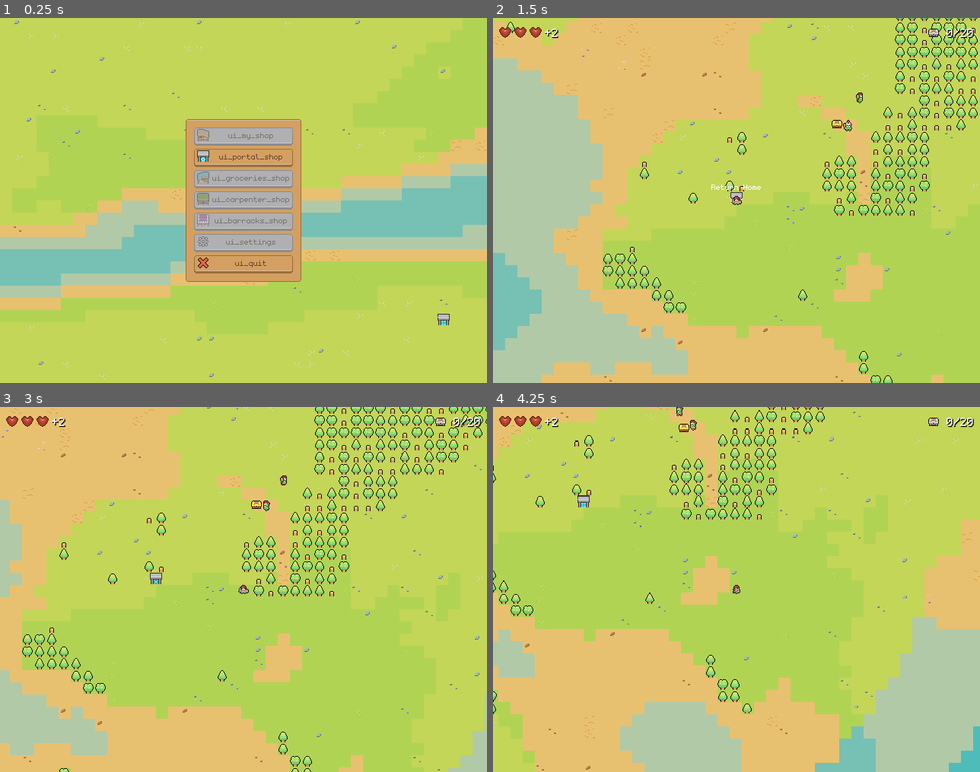
Above: before the commit, frames 1-4 (two rows, left to right).
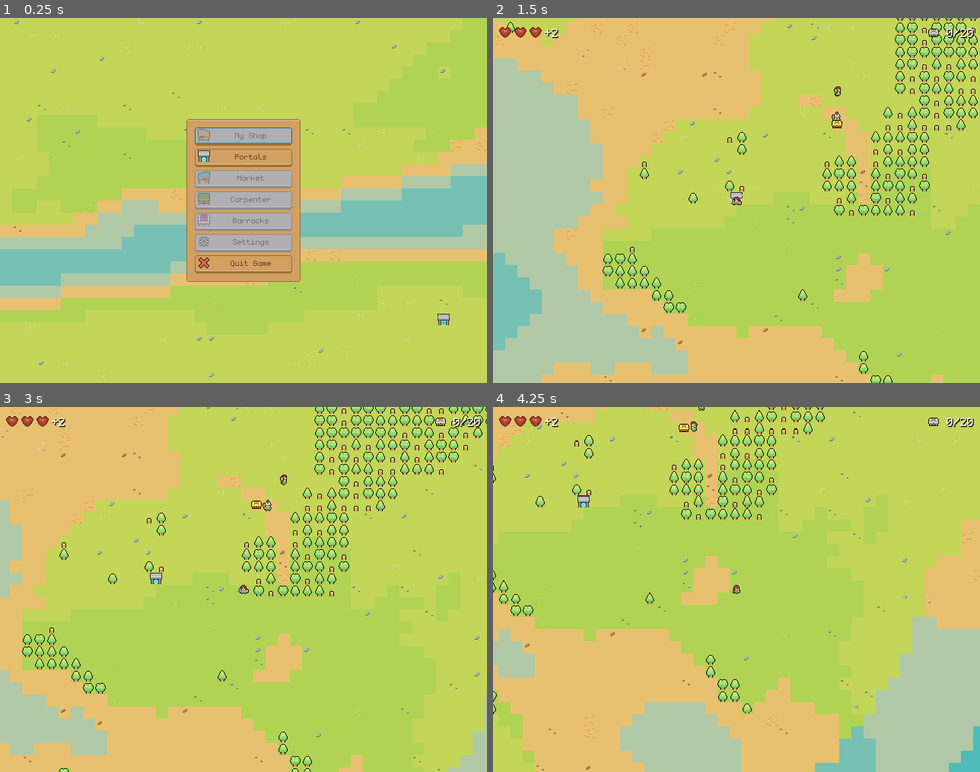
Above: after the commit, the same moments.

Repository: dmitriy-shmilo/GBIC23
Game: Godot game, scene res://home/hub.tscn
Two runs of this game, one before a commit and one after it. Both use one fixed random seed, a clock stepped at 60 frames per second and the inputs below. Sound files missing from this copy of the repository are replaced by a short silence.
Inputs (mouse positions are in pixels of both pictures, inside the frame that each line leads up to):
- Up to frame 1 (0.25 s): no input
- Up to frame 2 (1.5 s): click "ui_portal_shop" (after the commit: "Portals") at 0.5 s; click (736, 189) at 1.25 s, where only the run after the commit has a clickable "Buy Teleport"
- Up to frame 3 (3 s): hold D (move_right) 2.03-2.78 s; tap Space (attack) at 2.1 s; hold S (move_down) from 2.78 s (still down); tap E (interact) at 2.85 s
- Up to frame 4 (4.25 s): release S (move_down) at 3.53 s; hold D (move_right) from 3.53 s (still down); tap Space (attack) at 3.6 s

The runs differ from the first frame. In frame 1, 1.3% of the frame differs, in the area x 38-62%, y 27-73%; in frame 2, 0.2%; in frame 3, less than 0.1%; in frame 4, less than 0.1%.

Commit message:
Navigate between a portal shop and the main menu.

Diff:
--- a/assets/text/BagelQuest - tr_ui.csv
+++ b/assets/text/BagelQuest - tr_ui.csv
@@ -12,3 +12,13 @@
 ui_go_home,Return Home,Вернуться домой,Повернутися додому
 ui_close,Close,Закрыть,Зачинити
 ui_send,Send Home,Отправить,Відправити
+ui_my_shop,My Shop,Мой магазин,Мій магазин
+ui_portal_shop,Portals,Портальня,Портальня
+ui_market_shop,Market,Базар,Базар
+ui_carpenter_shop,Carpenter,Столяр,Столяр
+ui_barracks_shop,Barracks,Казармы,Казарми
+ui_settings,Settings,Настройки,Налаштування
+ui_quit,Quit Game,Выход,Вихід
+ui_buy_portal,Buy Teleport,Купить телепорт,Придбати телепорт
+ui_gossip,Gossip,Болтать,Базікати
+ui_buy_upgrades,Upgrade,Улучшения,Покращення
--- a/gui/default_theme.tres
+++ b/gui/default_theme.tres
@@ -6,6 +6,7 @@
 [ext_resource type="Texture2D" uid="uid://babcep51jnp8t" path="res://gui/hud_button.tres" id="2_p8ktd"]
 [ext_resource type="Texture2D" uid="uid://ce0poqmra4sjf" path="res://gui/hud_panel.tres" id="2_qp2ng"]
 [ext_resource type="Texture2D" uid="uid://x7vh3rkbv51g" path="res://gui/hud_button_pressed.tres" id="3_xox2m"]
+[ext_resource type="Texture2D" uid="uid://2u0ysnh8j1p4" path="res://assets/img/gui/gui.png" id="6_qybff"]
 
 [sub_resource type="StyleBoxTexture" id="StyleBoxTexture_wcsxe"]
 content_margin_left = 4.0
@@ -62,6 +63,21 @@
 texture_margin_right = 4.0
 texture_margin_bottom = 4.0
 
+[sub_resource type="AtlasTexture" id="AtlasTexture_rf7ro"]
+atlas = ExtResource("6_qybff")
+region = Rect2(0, 16, 16, 16)
+
+[sub_resource type="StyleBoxTexture" id="StyleBoxTexture_jvibh"]
+content_margin_left = 2.0
+content_margin_top = 2.0
+content_margin_right = 2.0
+content_margin_bottom = 2.0
+texture = SubResource("AtlasTexture_rf7ro")
+texture_margin_left = 4.0
+texture_margin_top = 4.0
+texture_margin_right = 4.0
+texture_margin_bottom = 4.0
+
 [sub_resource type="StyleBoxTexture" id="StyleBoxTexture_ixjm1"]
 texture = ExtResource("2_qp2ng")
 texture_margin_left = 3.0
@@ -82,5 +98,6 @@
 Button/styles/pressed = SubResource("StyleBoxTexture_rurv7")
 Label/font_sizes/font_size = 16
 Label/fonts/font = ExtResource("1_kxall")
+Panel/styles/panel = SubResource("StyleBoxTexture_jvibh")
 PanelContainer/styles/panel = SubResource("StyleBoxTexture_ixjm1")
 RichTextLabel/fonts/normal_font = ExtResource("1_kxall")
--- a/home/hub.gd
+++ b/home/hub.gd
@@ -1,12 +1,54 @@
 class_name Hub
 extends Control
 
+@onready var _main_screen: Control = $"%MainScreen"
+
+#shop buttons
+@onready var _my_shop_button: Button = $"%MyShopButton"
+@onready var _portal_shop_button: Button = $"%PortalShopButton"
+@onready var _market_shop_button: Button = $"%MarketShopButton"
+@onready var _carpenter_shop_button: Button = $"%CarpenterShopButton"
+@onready var _barracks_shop_button: Button = $"%BarracksShopButton"
+@onready var _shop_buttons = [
+	_my_shop_button,
+	_portal_shop_button,
+	_market_shop_button,
+	_carpenter_shop_button,
+	_barracks_shop_button
+]
+
+# shops
+@onready var _portal_shop: PortalShop = $"%PortalShop"
+@onready var _shops = [
+	HubShop.new(),
+	_portal_shop
+]
+
+
+func _ready() -> void:
+	_main_screen.visible = true
+
+	for i in range(_shops.size()):
+		var shop = _shops[i]
+		var shop_button = _shop_buttons[i]
+		shop.back_pressed.connect(_on_shop_back_pressed.bind(shop_button, shop))
+		shop.visible = false
+		shop_button.pressed.connect(_on_shop_button_pressed.bind(shop))
+
+	_my_shop_button.grab_focus()
+
+
+func _on_shop_back_pressed(shop_button: Button, shop: HubShop) -> void:
+	shop.exit()
+	_main_screen.visible = true
+	shop_button.grab_focus()
+
+
+func _on_shop_button_pressed(shop: HubShop) -> void:
+	_main_screen.visible = false
+	shop.enter()
 
 
 func _on_quit_button_pressed() -> void:
 	# TODO: save
 	get_tree().quit()
-
-
-func _on_portal_shop_button_pressed() -> void:
-	get_tree().change_scene_to_file("res://main.tscn")
--- a/home/hub.tscn
+++ b/home/hub.tscn
@@ -7,6 +7,7 @@
 [ext_resource type="Script" path="res://gui/better_button.gd" id="3_kda6n"]
 [ext_resource type="PackedScene" uid="uid://cwqw44qxr36s8" path="res://map/portal.tscn" id="3_tu34s"]
 [ext_resource type="Texture2D" uid="uid://2u0ysnh8j1p4" path="res://assets/img/gui/gui.png" id="5_hgrft"]
+[ext_resource type="PackedScene" uid="uid://bjjapi7y0vwbi" path="res://home/portal_shop.tscn" id="8_4qmre"]
 
 [sub_resource type="AtlasTexture" id="AtlasTexture_vnnf0"]
 atlas = ExtResource("2_dn1ii")
@@ -53,31 +54,43 @@
 [node name="Portal" parent="TileMap" instance=ExtResource("3_tu34s")]
 position = Vector2(583, 405)
 
-[node name="PanelContainer" type="PanelContainer" parent="."]
+[node name="MainScreen" type="Control" parent="."]
+unique_name_in_owner = true
 layout_mode = 1
 anchors_preset = 8
 anchor_left = 0.5
 anchor_top = 0.5
 anchor_right = 0.5
 anchor_bottom = 0.5
-offset_left = -36.0
-offset_top = -19.5
-offset_right = 36.0
-offset_bottom = 19.5
 grow_horizontal = 2
 grow_vertical = 2
 
-[node name="MarginContainer" type="MarginContainer" parent="PanelContainer"]
+[node name="PanelContainer" type="PanelContainer" parent="MainScreen"]
+layout_mode = 1
+anchors_preset = 8
+anchor_left = 0.5
+anchor_top = 0.5
+anchor_right = 0.5
+anchor_bottom = 0.5
+offset_left = -75.0
+offset_top = -107.0
+offset_right = 75.0
+offset_bottom = 107.0
+grow_horizontal = 2
+grow_vertical = 2
+
+[node name="MarginContainer" type="MarginContainer" parent="MainScreen/PanelContainer"]
 layout_mode = 2
 theme_override_constants/margin_left = 8
 theme_override_constants/margin_top = 8
 theme_override_constants/margin_right = 8
 theme_override_constants/margin_bottom = 8
 
-[node name="MainMenu" type="VBoxContainer" parent="PanelContainer/MarginContainer"]
+[node name="MainMenu" type="VBoxContainer" parent="MainScreen/PanelContainer/MarginContainer"]
 layout_mode = 2
 
-[node name="MyShopButton" type="Button" parent="PanelContainer/MarginContainer/MainMenu"]
+[node name="MyShopButton" type="Button" parent="MainScreen/PanelContainer/MarginContainer/MainMenu"]
+unique_name_in_owner = true
 custom_minimum_size = Vector2(0, 24)
 layout_mode = 2
 disabled = true
@@ -85,22 +98,25 @@
 icon = SubResource("AtlasTexture_vnnf0")
 script = ExtResource("3_kda6n")
 
-[node name="PortalShopButton" type="Button" parent="PanelContainer/MarginContainer/MainMenu"]
+[node name="PortalShopButton" type="Button" parent="MainScreen/PanelContainer/MarginContainer/MainMenu"]
+unique_name_in_owner = true
 custom_minimum_size = Vector2(0, 24)
 layout_mode = 2
 text = "ui_portal_shop"
 icon = SubResource("AtlasTexture_qls1q")
 script = ExtResource("3_kda6n")
 
-[node name="FlavorShopButton" type="Button" parent="PanelContainer/MarginContainer/MainMenu"]
+[node name="MarketShopButton" type="Button" parent="MainScreen/PanelContainer/MarginContainer/MainMenu"]
+unique_name_in_owner = true
 custom_minimum_size = Vector2(0, 24)
 layout_mode = 2
 disabled = true
-text = "ui_groceries_shop"
+text = "ui_market_shop"
 icon = SubResource("AtlasTexture_px3br")
 script = ExtResource("3_kda6n")
 
-[node name="CarpenterShopButton" type="Button" parent="PanelContainer/MarginContainer/MainMenu"]
+[node name="CarpenterShopButton" type="Button" parent="MainScreen/PanelContainer/MarginContainer/MainMenu"]
+unique_name_in_owner = true
 custom_minimum_size = Vector2(0, 24)
 layout_mode = 2
 disabled = true
@@ -108,7 +124,8 @@
 icon = SubResource("AtlasTexture_l2j62")
 script = ExtResource("3_kda6n")
 
-[node name="BarracksShopButton" type="Button" parent="PanelContainer/MarginContainer/MainMenu"]
+[node name="BarracksShopButton" type="Button" parent="MainScreen/PanelContainer/MarginContainer/MainMenu"]
+unique_name_in_owner = true
 custom_minimum_size = Vector2(0, 24)
 layout_mode = 2
 disabled = true
@@ -116,7 +133,8 @@
 icon = SubResource("AtlasTexture_l8v1t")
 script = ExtResource("3_kda6n")
 
-[node name="SettingsButton" type="Button" parent="PanelContainer/MarginContainer/MainMenu"]
+[node name="SettingsButton" type="Button" parent="MainScreen/PanelContainer/MarginContainer/MainMenu"]
+unique_name_in_owner = true
 custom_minimum_size = Vector2(0, 24)
 layout_mode = 2
 disabled = true
@@ -124,12 +142,17 @@
 icon = SubResource("AtlasTexture_dr67i")
 script = ExtResource("3_kda6n")
 
-[node name="QuitButton" type="Button" parent="PanelContainer/MarginContainer/MainMenu"]
+[node name="QuitButton" type="Button" parent="MainScreen/PanelContainer/MarginContainer/MainMenu"]
+unique_name_in_owner = true
 custom_minimum_size = Vector2(0, 24)
 layout_mode = 2
 text = "ui_quit"
 icon = SubResource("AtlasTexture_33dq4")
 script = ExtResource("3_kda6n")
 
-[connection signal="pressed" from="PanelContainer/MarginContainer/MainMenu/PortalShopButton" to="." method="_on_portal_shop_button_pressed"]
-[connection signal="pressed" from="PanelContainer/MarginContainer/MainMenu/QuitButton" to="." method="_on_quit_button_pressed"]
+[node name="PortalShop" parent="." instance=ExtResource("8_4qmre")]
+unique_name_in_owner = true
+visible = false
+layout_mode = 1
+
+[connection signal="pressed" from="MainScreen/PanelContainer/MarginContainer/MainMenu/QuitButton" to="." method="_on_quit_button_pressed"]
--- /dev/null
+++ b/home/hub_shop.gd
@@ -0,0 +1,15 @@
+class_name HubShop
+extends Control
+
+signal back_pressed()
+
+@export var first_button: Button = null
+
+func enter() -> void:
+	visible = true
+	if first_button != null:
+		first_button.grab_focus()
+
+
+func exit() -> void:
+	visible = false
--- /dev/null
+++ b/home/portal_shop.gd
@@ -0,0 +1,11 @@
+class_name PortalShop
+extends HubShop
+
+
+func _on_portal_back_button_pressed() -> void:
+	back_pressed.emit()
+
+
+func _on_portal_buy_button_pressed() -> void:
+	# TODO: shop options
+	get_tree().change_scene_to_file("res://main.tscn")
--- /dev/null
+++ b/home/portal_shop.tscn
@@ -0,0 +1,168 @@
+[gd_scene load_steps=14 format=3 uid="uid://bjjapi7y0vwbi"]
+
+[ext_resource type="Script" path="res://home/portal_shop.gd" id="1_8htoa"]
+[ext_resource type="Texture2D" uid="uid://e4rpucgi0vyy" path="res://assets/img/portal.png" id="1_br65d"]
+[ext_resource type="TileSet" uid="uid://cpam5jme5qfxi" path="res://map/tileset.tres" id="2_2pr2c"]
+[ext_resource type="Texture2D" uid="uid://2u0ysnh8j1p4" path="res://assets/img/gui/gui.png" id="2_as714"]
+[ext_resource type="Script" path="res://gui/better_button.gd" id="3_x5nge"]
+
+[sub_resource type="AtlasTexture" id="AtlasTexture_jfn8k"]
+atlas = ExtResource("1_br65d")
+region = Rect2(16, 0, 16, 16)
+
+[sub_resource type="AtlasTexture" id="AtlasTexture_57xyd"]
+atlas = ExtResource("1_br65d")
+region = Rect2(0, 0, 16, 16)
+
+[sub_resource type="AtlasTexture" id="AtlasTexture_5qeok"]
+atlas = ExtResource("1_br65d")
+region = Rect2(32, 0, 16, 16)
+
+[sub_resource type="SpriteFrames" id="SpriteFrames_fvphj"]
+animations = [{
+"frames": [{
+"duration": 1.0,
+"texture": SubResource("AtlasTexture_jfn8k")
+}, {
+"duration": 1.0,
+"texture": SubResource("AtlasTexture_57xyd")
+}, {
+"duration": 1.0,
+"texture": SubResource("AtlasTexture_5qeok")
+}],
+"loop": true,
+"name": &"default",
+"speed": 2.0
+}]
+
+[sub_resource type="AtlasTexture" id="AtlasTexture_yycdh"]
+atlas = ExtResource("2_as714")
+region = Rect2(96, 48, 16, 16)
+
+[sub_resource type="AtlasTexture" id="AtlasTexture_qls1q"]
+atlas = ExtResource("1_br65d")
+region = Rect2(0, 0, 16, 16)
+
+[sub_resource type="AtlasTexture" id="AtlasTexture_0201d"]
+atlas = ExtResource("2_as714")
+region = Rect2(96, 32, 16, 16)
+
+[sub_resource type="AtlasTexture" id="AtlasTexture_33dq4"]
+atlas = ExtResource("2_as714")
+region = Rect2(80, 0, 16, 16)
+
+[node name="PortalShop" type="Control" node_paths=PackedStringArray("first_button")]
+layout_mode = 3
+anchors_preset = 15
+anchor_right = 1.0
+anchor_bottom = 1.0
+grow_horizontal = 2
+grow_vertical = 2
+script = ExtResource("1_8htoa")
+first_button = NodePath("PanelContainer/MarginContainer/PortalMenu/PortalGossipButton")
+
+[node name="PortraitPanel" type="Panel" parent="."]
+layout_mode = 1
+offset_left = 4.0
+offset_top = 4.0
+offset_right = 100.0
+offset_bottom = 100.0
+
+[node name="TileMap" type="TileMap" parent="PortraitPanel"]
+tile_set = ExtResource("2_2pr2c")
+format = 2
+layer_0/tile_data = PackedInt32Array(0, 720897, 3, 65536, 720897, 4, 131072, 720897, 4, 196608, 720897, 4, 262144, 720897, 4, 327680, 720897, 5, 1, 786433, 3, 65537, 786433, 4, 131073, 786433, 4, 196609, 786433, 4, 262145, 786433, 4, 327681, 786433, 5, 2, 786433, 3, 65538, 786433, 4, 131074, 786433, 4, 196610, 786433, 4, 262146, 786433, 4, 327682, 786433, 5, 3, 786433, 3, 65539, 786433, 4, 131075, 786433, 4, 196611, 786433, 4, 262147, 786433, 4, 327683, 786433, 5, 4, 786433, 3, 65540, 786433, 4, 131076, 786433, 4, 196612, 786433, 4, 262148, 786433, 4, 327684, 786433, 5, 5, 851969, 3, 65541, 851969, 4, 131077, 851969, 4, 196613, 851969, 4, 262149, 851969, 4, 327685, 851969, 5)
+
+[node name="AnimatedSprite2D" type="AnimatedSprite2D" parent="PortraitPanel"]
+position = Vector2(48, 32)
+sprite_frames = SubResource("SpriteFrames_fvphj")
+autoplay = "default"
+frame_progress = 0.536756
+
+[node name="TextPanel" type="Panel" parent="."]
+layout_mode = 1
+anchors_preset = 1
+anchor_left = 1.0
+anchor_right = 1.0
+offset_left = -536.0
+offset_top = 4.0
+offset_right = -4.0
+offset_bottom = 100.0
+grow_horizontal = 0
+
+[node name="TitleLabel" type="Label" parent="TextPanel"]
+layout_mode = 0
+offset_left = 4.0
+offset_top = 4.0
+offset_right = 530.0
+offset_bottom = 20.0
+theme_override_colors/font_color = Color(0.6, 0.439216, 0.231373, 1)
+text = "ui_portal_shop"
+
+[node name="Text" type="RichTextLabel" parent="TextPanel"]
+layout_mode = 0
+offset_left = 3.0
+offset_top = 23.0
+offset_right = 526.0
+offset_bottom = 93.0
+
+[node name="PanelContainer" type="PanelContainer" parent="."]
+layout_mode = 1
+anchors_preset = 8
+anchor_left = 0.5
+anchor_top = 0.5
+anchor_right = 0.5
+anchor_bottom = 0.5
+offset_left = -78.0
+offset_top = -65.0
+offset_right = 78.0
+offset_bottom = 65.0
+grow_horizontal = 2
+grow_vertical = 2
+
+[node name="MarginContainer" type="MarginContainer" parent="PanelContainer"]
+layout_mode = 2
+theme_override_constants/margin_left = 8
+theme_override_constants/margin_top = 8
+theme_override_constants/margin_right = 8
+theme_override_constants/margin_bottom = 8
+
+[node name="PortalMenu" type="VBoxContainer" parent="PanelContainer/MarginContainer"]
+layout_mode = 2
+
+[node name="PortalGossipButton" type="Button" parent="PanelContainer/MarginContainer/PortalMenu"]
+custom_minimum_size = Vector2(0, 24)
+layout_mode = 2
+disabled = true
+text = "ui_gossip"
+icon = SubResource("AtlasTexture_yycdh")
+script = ExtResource("3_x5nge")
+loc_hint = "hint_portal_gossip"
+
+[node name="PortalBuyButton" type="Button" parent="PanelContainer/MarginContainer/PortalMenu"]
+custom_minimum_size = Vector2(0, 24)
+layout_mode = 2
+text = "ui_buy_portal"
+icon = SubResource("AtlasTexture_qls1q")
+script = ExtResource("3_x5nge")
+loc_hint = "hint_portal_buy"
+
+[node name="PortalUpgradesButton" type="Button" parent="PanelContainer/MarginContainer/PortalMenu"]
+custom_minimum_size = Vector2(0, 24)
+layout_mode = 2
+disabled = true
+text = "ui_buy_upgrades"
+icon = SubResource("AtlasTexture_0201d")
+script = ExtResource("3_x5nge")
+loc_hint = "hint_portal_upgrade"
+
+[node name="PortalBackButton" type="Button" parent="PanelContainer/MarginContainer/PortalMenu"]
+custom_minimum_size = Vector2(0, 24)
+layout_mode = 2
+text = "ui_back"
+icon = SubResource("AtlasTexture_33dq4")
+script = ExtResource("3_x5nge")
+loc_hint = "hint_portal_back"
+
+[connection signal="pressed" from="PanelContainer/MarginContainer/PortalMenu/PortalBuyButton" to="." method="_on_portal_buy_button_pressed"]
+[connection signal="pressed" from="PanelContainer/MarginContainer/PortalMenu/PortalBackButton" to="." method="_on_portal_back_button_pressed"]
--- a/map/tileset.tres
+++ b/map/tileset.tres
@@ -1,7 +1,13 @@
-[gd_resource type="TileSet" load_steps=5 format=3 uid="uid://cpam5jme5qfxi"]
+[gd_resource type="TileSet" load_steps=7 format=3 uid="uid://cpam5jme5qfxi"]
 
 [ext_resource type="Texture2D" uid="uid://ywhkccg72uyq" path="res://assets/img/terrain.png" id="1_b1fel"]
 [ext_resource type="Texture2D" uid="uid://qwc5s81glkpm" path="res://assets/img/clutter.png" id="1_oaevo"]
+
+[sub_resource type="TileMapPattern" id="TileMapPattern_2cegy"]
+tile_data = PackedInt32Array(0, 720897, 3, 65536, 720897, 4, 131072, 720897, 4, 196608, 720897, 5, 1, 786433, 3, 65537, 786433, 4, 131073, 786433, 4, 196609, 786433, 5, 2, 786433, 3, 65538, 786433, 4, 131074, 786433, 4, 196610, 786433, 5, 3, 851969, 3, 65539, 851969, 4, 131075, 851969, 4, 196611, 851969, 5)
+
+[sub_resource type="TileMapPattern" id="TileMapPattern_q71qx"]
+tile_data = PackedInt32Array(0, 720897, 3, 65536, 720897, 4, 131072, 720897, 4, 196608, 720897, 4, 262144, 720897, 4, 327680, 720897, 5, 1, 786433, 3, 65537, 786433, 4, 131073, 786433, 4, 196609, 786433, 4, 262145, 786433, 4, 327681, 786433, 5, 2, 786433, 3, 65538, 786433, 4, 131074, 786433, 4, 196610, 786433, 4, 262146, 786433, 4, 327682, 786433, 5, 3, 786433, 3, 65539, 786433, 4, 131075, 786433, 4, 196611, 786433, 4, 262147, 786433, 4, 327683, 786433, 5, 4, 786433, 3, 65540, 786433, 4, 131076, 786433, 4, 196612, 786433, 4, 262148, 786433, 4, 327684, 786433, 5, 5, 851969, 3, 65541, 851969, 4, 131077, 851969, 4, 196613, 851969, 4, 262149, 851969, 4, 327685, 851969, 5)
 
 [sub_resource type="TileSetAtlasSource" id="TileSetAtlasSource_ibc4y"]
 texture = ExtResource("1_oaevo")
@@ -95,6 +101,14 @@
 17:2/0/terrain_set = 0
 17:2/0/terrain = 2
 17:2/0/probability = 0.3
+11:3/0 = 0
+12:3/0 = 0
+13:3/0 = 0
+13:4/0 = 0
+13:5/0 = 0
+12:5/0 = 0
+11:5/0 = 0
+11:4/0 = 0
 
 [resource]
 terrain_set_0/mode = 1
@@ -114,3 +128,5 @@
 custom_data_layer_0/type = 2
 sources/1 = SubResource("TileSetAtlasSource_02pu7")
 sources/0 = SubResource("TileSetAtlasSource_ibc4y")
+pattern_0 = SubResource("TileMapPattern_2cegy")
+pattern_1 = SubResource("TileMapPattern_q71qx")
Binary file changed: assets/img/gui/gui.aseprite
Binary file changed: assets/img/gui/gui.png
Binary file changed: assets/text/BagelQuest - tr_ui.en.translation
Binary file changed: assets/text/BagelQuest - tr_ui.ru.translation
Binary file changed: assets/text/BagelQuest - tr_ui.ua.translation
Not shown: 1 places in gui/default_theme.tres that only renumber resources
Not shown: 1 places in home/hub.tscn that only renumber resources
